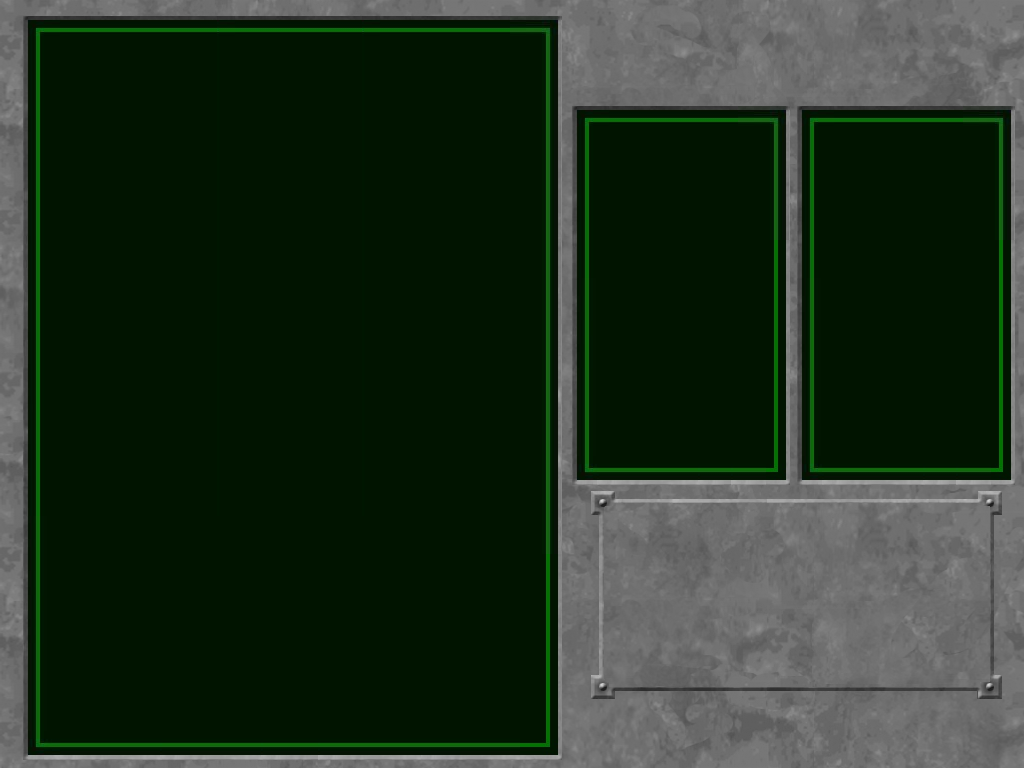
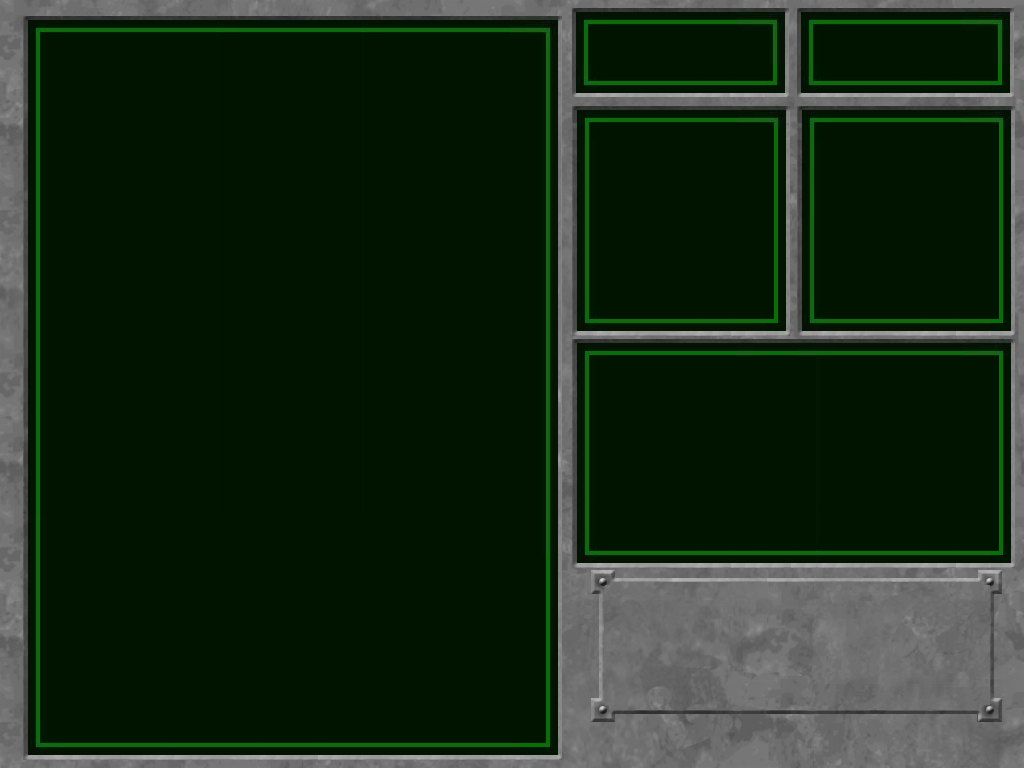
Comparing the layer stacks of the two 1024×768 images. Changes:
added layer "Eingefügte Ebene#1" above "Eingefügte Ebene#2" over [572, 339, 1015, 568]
added layer "Eingefügte Ebene#2" above "Eingefügte Ebene" over [572, 8, 1014, 97]
painted on "Eingefügte Ebene" over [572, 123, 1015, 485]
painted on "entity_2" over [591, 491, 1002, 722]
